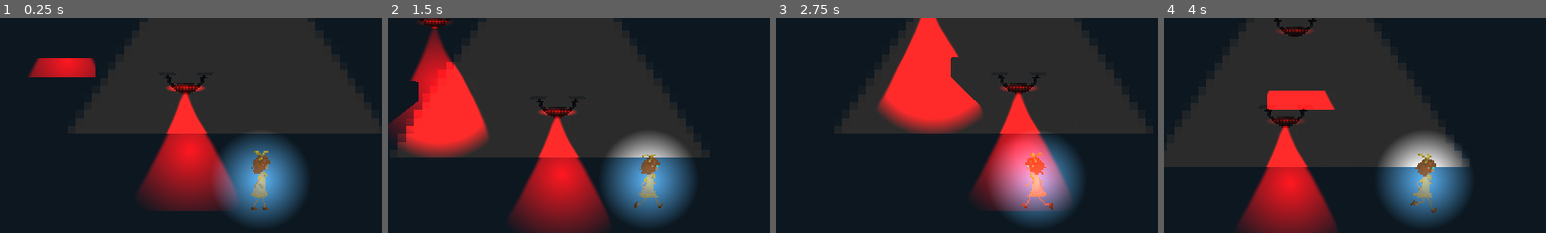
Above: before the commit, frames 1-4 (left to right).
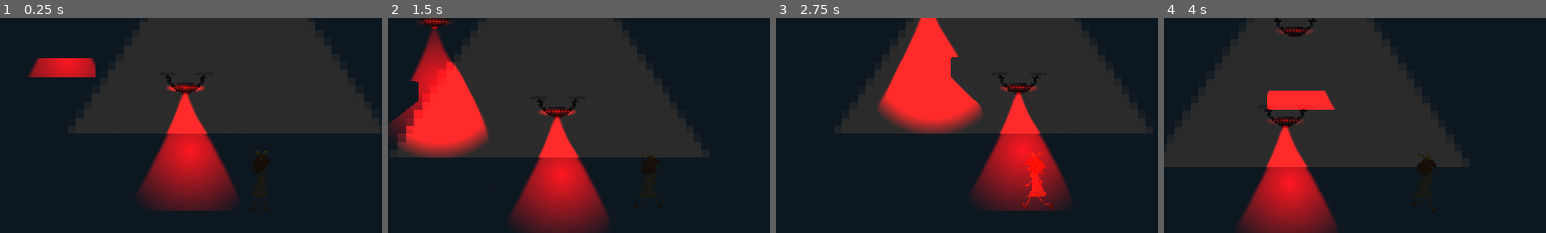
Above: after the commit, the same moments.

Repository: Punniz/Mistrust
Game: Godot game, scene res://world.tscn
Two runs of this game, one before a commit and one after it. Both use one fixed random seed, a clock stepped at 60 frames per second and the inputs below. The engine's default icon, where the game draws it, is replaced by a stand-in: a white triangle on a blue panel in a dark square.
Inputs:
- Up to frame 1 (0.25 s): no input
- Up to frame 2 (1.5 s): tap Enter at 0.5 s; hold Space (interact) 0.53-1.28 s; hold D (move_right) from 0.53 s (still down); tap W (move_up) at 0.77 s; tap Space (interact) at 1.35 s
- Up to frame 3 (2.75 s): tap W (move_up) at 1.52 s; release D (move_right) at 2.03 s; hold A (move_left) from 2.03 s (still down); hold Space (interact) from 2.03 s (still down)
- Up to frame 4 (4 s): release A (move_left) at 2.78 s; release Space (interact) at 2.78 s; hold D (move_right) from 2.78 s (still down); tap Space (interact) at 2.85 s; tap W (move_up) at 3.02, 3.77 s; hold Space (interact) from 3.53 s (still down)
The pictures show only the part of the screen within x 16-66%, y 12-62%; the shares and areas given below are measured in that part.

The runs differ from the first frame. In frame 1, 7.7% of the frame differs, in the area x 56-80%, y 54-97%; in frame 2, 7.9%; in frame 3, 7.7%; in frame 4, 7.9%, in the area x 56-80%, y 53-97%.

Commit message:
fixing bad merge development

Diff:
--- a/world.tscn
+++ b/world.tscn
@@ -1,9 +1,8 @@
-[gd_scene load_steps=21 format=3 uid="uid://b5s1myf1gwty8"]
+[gd_scene load_steps=20 format=3 uid="uid://b5s1myf1gwty8"]
 
 [ext_resource type="PackedScene" uid="uid://bfu2peuf5fcxb" path="res://scenes/player.tscn" id="1_lr41f"]
 [ext_resource type="Texture2D" uid="uid://cjafqd3bsqiah" path="res://miscellaneous/icon.svg" id="1_sp1jv"]
 [ext_resource type="PackedScene" uid="uid://2en76f76byyg" path="res://scenes/climbable.tscn" id="2_5y4qr"]
-[ext_resource type="Texture2D" uid="uid://djw24iwowpwyv" path="res://light_texture.png" id="3_miq34"]
 [ext_resource type="PackedScene" uid="uid://bcdm5gabpcat0" path="res://scenes/enemies/drone.tscn" id="5_0vjn5"]
 [ext_resource type="AudioStream" uid="uid://c1udxmfm4t06d" path="res://assets/audio/forest_ambience.ogg" id="6_jttl5"]
 [ext_resource type="PackedScene" uid="uid://bda2a3jqeustb" path="res://scenes/ui/pause_menu.tscn" id="7_2khjy"]
@@ -132,7 +131,6 @@
 [node name="PointLight2D" type="PointLight2D" parent="Player"]
 position = Vector2(0, -79)
 energy = 1.15
-texture = ExtResource("3_miq34")
 
 [node name="Climbable" parent="." instance=ExtResource("2_5y4qr")]
 position = Vector2(292, 789)
Not shown, changed: light_texture.png.import
